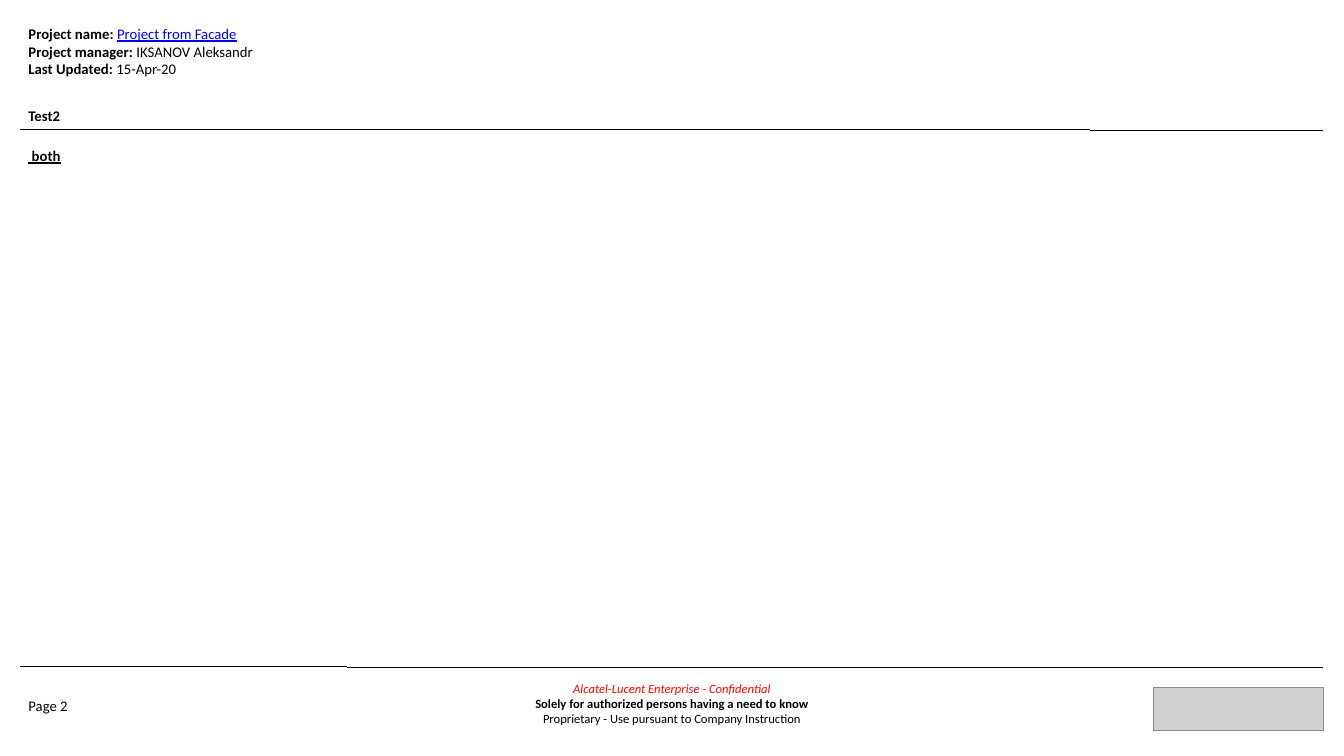
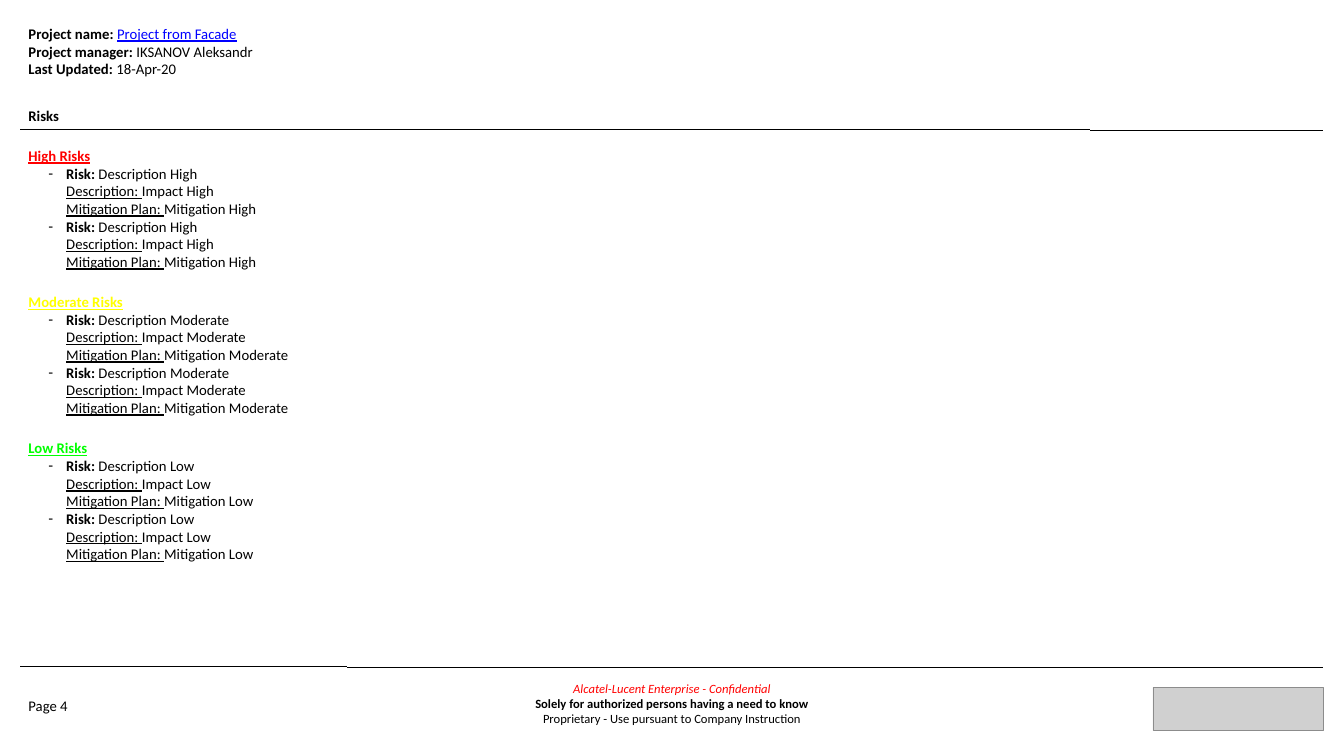
Before and after one commit to TheDiamondDoge/management_board_file_processors, a slide deck: slide 4 of html-to-ppt/createMultipageCustomizablePpt.pptx (slide 2 before the commit). Drawn at 1344x756 pixels with LibreOffice and Linux fonts; fonts in the diff are those of the drawing; grey boxes stand for pictures. Boxes give left, top, right and bottom in pixels: in the first picture for what was removed or moved away, otherwise in the second. Text is boxed around its words. In the diff, an @@ line names an element or a change of style, - is before the commit and + after.

```diff
--- a/html-to-ppt/createMultipageCustomizablePpt.pptx
+++ b/html-to-ppt/createMultipageCustomizablePpt.pptx
@@ text at (28,28,253,77): text changed @@
-Project name: Project from Facade
-Project manager: IKSANOV Aleksandr
-Last Updated: 15-Apr-20
+Project name: Project from Facade
+Project manager: IKSANOV Aleksandr
+Last Updated: 18-Apr-20
@@ text at (28,110,59,121): text changed @@
-Test2
+Risks
@@ text at (28,150,288,562): text changed; bold off @@
-both
+High Risks
+  – Risk: Description High
+    Description: Impact High
+    Mitigation Plan: Mitigation High
+  – Risk: Description High
+    Description: Impact High
+    Mitigation Plan: Mitigation High
+Moderate Risks
+  – Risk: Description Moderate
+    Description: Impact Moderate
+    Mitigation Plan: Mitigation Moderate
+  – Risk: Description Moderate
+    Description: Impact Moderate
+    Mitigation Plan: Mitigation Moderate
+Low Risks
+  – Risk: Description Low
+    Description: Impact Low
+    Mitigation Plan: Mitigation Low
+  – Risk: Description Low
+    Description: Impact Low
+    Mitigation Plan: Mitigation Low
@@ text at (28,701,67,714): text changed @@
-Page 2
+Page 4
```
Also in this commit, not shown: 4 other slides changed, 2 slides added, 6 other files.
